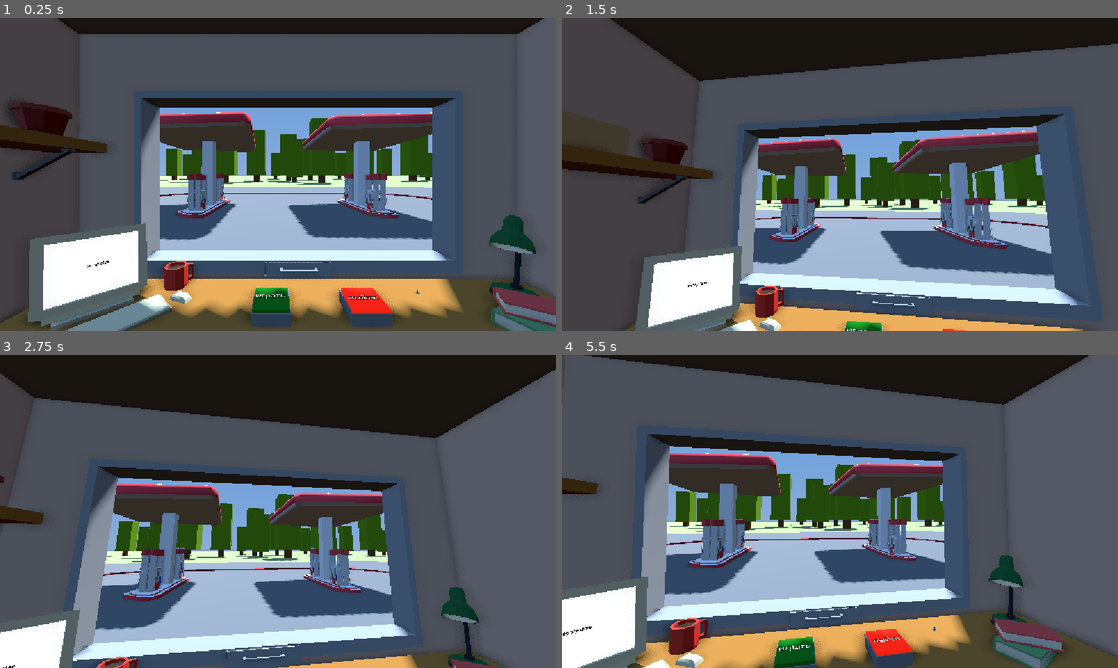
Above: before the commit, frames 1-4 (two rows, left to right).
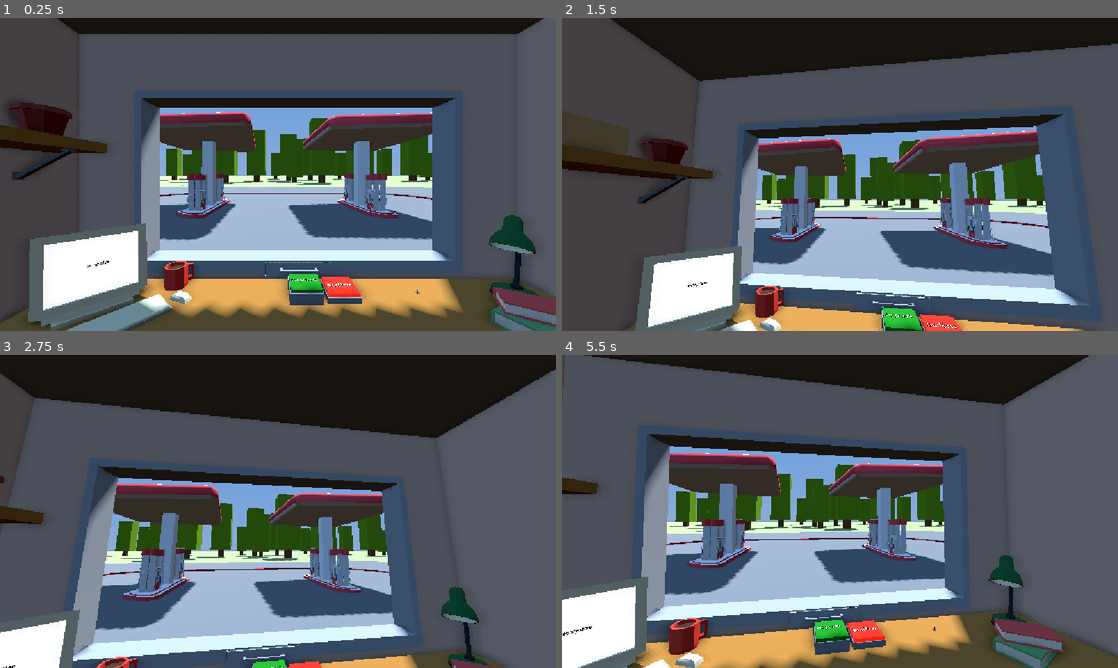
Above: after the commit, the same moments.

Repository: RolicsVin/AZS
Game: Godot game, scene res://scenes/menu.tscn
Same seed, same stepped clock (60 frames per second), same inputs: the game is played once before the commit and once after it.
Inputs (mouse positions are in pixels of both pictures, inside the frame that each line leads up to):
- Up to frame 1 (0.25 s): no input
- Up to frame 2 (1.5 s): tap Enter (ui_accept) at 0.5, 0.77 s; move the mouse to (962, 158) at 0.52 s; hold Right (ui_right) 0.53-1.28 s; click (962, 158) at 0.6 s; move the mouse to (728, 190) at 1.27 s; hold Down (ui_down) from 1.28 s (still down); click (728, 190) at 1.35 s
- Up to frame 3 (2.75 s): tap Enter (ui_accept) at 1.52 s; move the mouse to (333, 442) at 2.02 s; release Down (ui_down) at 2.03 s; hold Right (ui_right) from 2.03 s (still down); click (333, 442) at 2.1 s
- Up to frame 4 (5.5 s): move the mouse to (812, 574) at 2.77 s; release Right (ui_right) at 2.78 s; hold Up (ui_up) 2.78-3.53 s; click (812, 574) at 2.85 s; tap Enter (ui_accept) at 3.02, 3.77, 4.52 s; move the mouse to (1006, 558) at 3.52 s; hold Left (ui_left) 3.53-5.03 s; click (1006, 558) at 3.6 s; move the mouse to (673, 464) at 4.27 s; click (673, 464) at 4.35 s; move the mouse to (867, 511) at 5.02 s; hold Down (ui_down) from 5.03 s (still down); click (867, 511) at 5.1 s

The runs differ from the first frame. In frame 1, 2.9% of the frame differs, in the area x 44-72%, y 81-99%; in frame 2, 1.1%; in frame 3, 0.3%; in frame 4, 2.6%.

Commit message:
UpdateMenu

Diff:
--- a/scenes/game.tscn
+++ b/scenes/game.tscn
@@ -36,7 +36,7 @@
 [ext_resource type="ArrayMesh" uid="uid://3jb04cq84mcc" path="res://assets/models/azs/Plane.res" id="34_yd4ix"]
 [ext_resource type="ArrayMesh" uid="uid://lpwdsdmiqiyt" path="res://assets/models/azs/Plane_006.res" id="35_66xif"]
 [ext_resource type="ArrayMesh" uid="uid://c3wiq7ugd5iem" path="res://assets/models/azs/Plane_009.res" id="36_bnuda"]
-[ext_resource type="Script" uid="uid://bkvkwqkc8smpp" path="res://scenes/camera_3d_menu.gd" id="36_m4url"]
+[ext_resource type="Script" uid="uid://sod803kv4dsw" path="res://scenes/camera_3d.gd" id="36_m4url"]
 [ext_resource type="ArrayMesh" uid="uid://cypgn0atb8dui" path="res://assets/models/azs/Cube_100.res" id="37_0rmfi"]
 [ext_resource type="ArrayMesh" uid="uid://bm7a2fwvpu1ml" path="res://assets/models/azs/Cube_102.res" id="38_xbak0"]
 [ext_resource type="ArrayMesh" uid="uid://dy5t6o4ol0qy6" path="res://assets/models/azs/Cube_099.res" id="39_3x28f"]
--- a/scenes/menu.tscn
+++ b/scenes/menu.tscn
@@ -31,10 +31,10 @@
 [ext_resource type="ArrayMesh" uid="uid://cypgn0atb8dui" path="res://assets/models/azs/Cube_100.res" id="28_moj2y"]
 [ext_resource type="ArrayMesh" uid="uid://bm7a2fwvpu1ml" path="res://assets/models/azs/Cube_102.res" id="29_al2sc"]
 [ext_resource type="ArrayMesh" uid="uid://dy5t6o4ol0qy6" path="res://assets/models/azs/Cube_099.res" id="30_ygt0d"]
-[ext_resource type="Script" uid="uid://sod803kv4dsw" path="res://scenes/camera_3d.gd" id="31_a04p5"]
+[ext_resource type="Script" uid="uid://bkvkwqkc8smpp" path="res://scenes/camera_3d_menu.gd" id="32_b5gwo"]
 
 [sub_resource type="BoxShape3D" id="BoxShape3D_mhnvy"]
-size = Vector3(0.49526978, 0.20568848, 0.94403076)
+size = Vector3(0.49526978, 0.17318726, 0.44057465)
 
 [sub_resource type="BoxMesh" id="BoxMesh_4ytvr"]
 size = Vector3(0.3828125, 0.10449219, 0.36523438)
@@ -108,7 +108,7 @@
 metadata/_custom_type_script = "uid://dx8dioudnth1k"
 
 [node name="Play" type="Area3D" parent="Buttons" unique_id=2074529677]
-transform = Transform3D(1, 0, 0, 0, 1, 0, 0, 0, 1, 0.28959584, 1.6939555, -0.5023145)
+transform = Transform3D(0.99999994, 0, 0, 0, 0.99999994, 1.2527808e-22, -1.0587912e-22, -1.7763567e-15, 0.99999994, 0.61865234, 1.2965312, -0.50231457)
 script = ExtResource("2_mhnvy")
 metadata/_custom_type_script = "uid://bgmdgnweoav8o"
 
@@ -141,7 +141,7 @@
 shape = SubResource("BoxShape3D_mhnvy")
 
 [node name="Play3" type="Area3D" parent="Buttons" unique_id=1761434353]
-transform = Transform3D(1, 0, 0, 0, 1, 0, 0, 0, 1, 0.28959584, 0.7182912, -0.50231457)
+transform = Transform3D(0.9999999, 0, 0, 0, 0.9999999, 1.2527807e-22, -3.1763736e-22, -3.5527137e-15, 0.9999998, 0.63748693, 0.86390775, -0.5399496)
 script = ExtResource("2_mhnvy")
 metadata/_custom_type_script = "uid://bgmdgnweoav8o"
 
@@ -151,7 +151,7 @@
 font_size = 82
 
 [node name="CollisionShape3D" type="CollisionShape3D" parent="Buttons/Play3" unique_id=1626233945]
-transform = Transform3D(1, 0, 0, 0, -4.371139e-08, -1, 0, 1, -4.371139e-08, 0, -0.009124041, 0.009124041)
+transform = Transform3D(0.9999995, -4.2351647e-22, 1.4210855e-14, 1.4210855e-14, -4.371138e-08, -0.9999995, -7.45389e-20, 0.99999976, -4.3711353e-08, 0, -0.008220077, -0.00712651)
 shape = SubResource("BoxShape3D_mhnvy")
 
 [node name="MeshInstance3D" type="MeshInstance3D" parent="Buttons/Play3" unique_id=1393117844]
@@ -367,7 +367,7 @@
 
 [node name="Camera3D" type="Camera3D" parent="." unique_id=727671551 node_paths=PackedStringArray("rotation_point", "position_point")]
 transform = Transform3D(0.99999994, 0, 0, 0, 1, 0, 0, 0, 0.99999994, -0.03702569, 1.0806606, -1.4133594)
-script = ExtResource("31_a04p5")
+script = ExtResource("32_b5gwo")
 rotation_point = NodePath("../CameraHoldPoints/HoldPont1")
 position_point = NodePath("../CameraHoldPoints/HoldPoint2")
 
